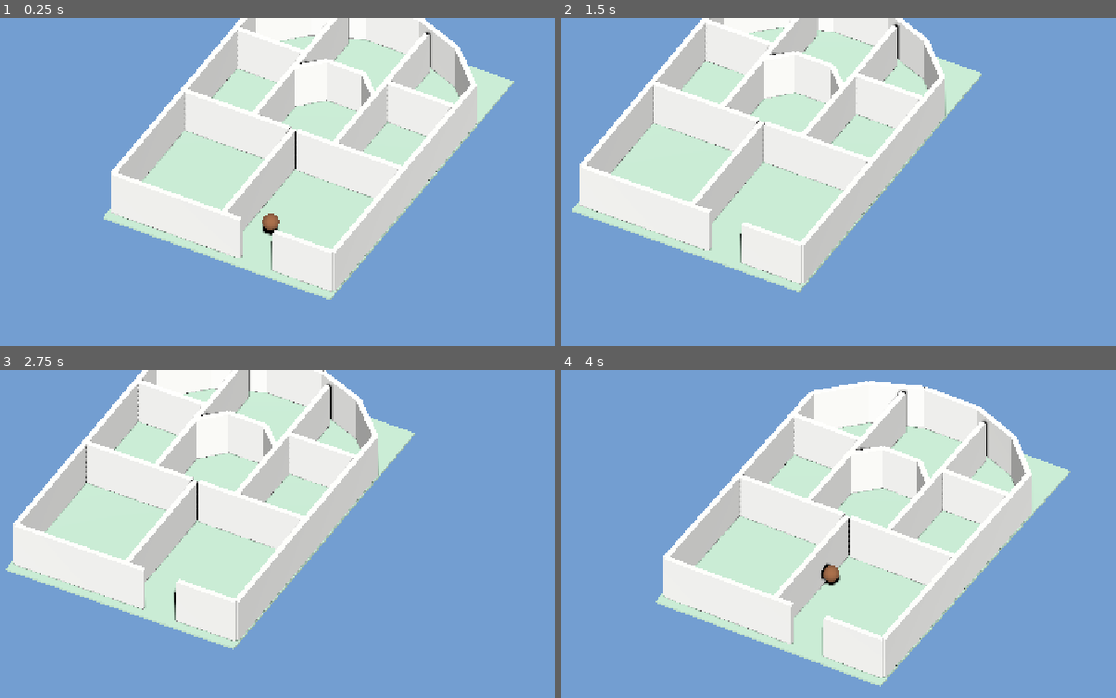
Above: before the commit, frames 1-4 (two rows, left to right).
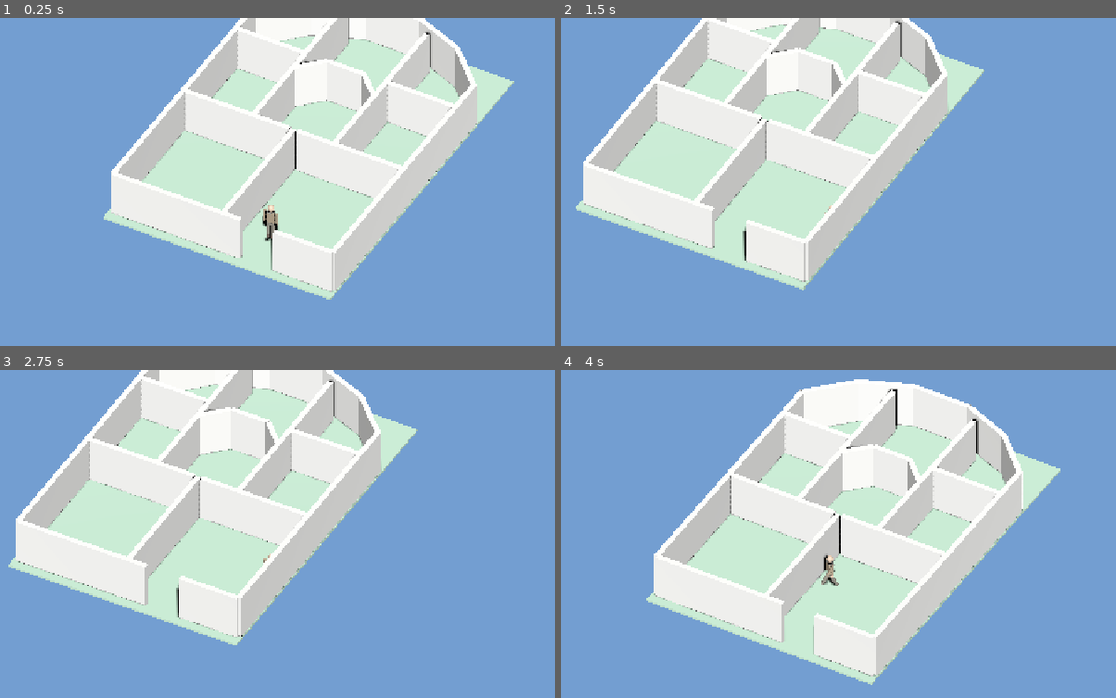
Above: after the commit, the same moments.

Repository: nhudson99/nuclear-winter
Game: Godot game, scene res://scenes/Main.tscn
Same seed, same stepped clock (60 frames per second), same inputs: the game is played once before the commit and once after it.
Inputs:
- Up to frame 1 (0.25 s): no input
- Up to frame 2 (1.5 s): hold D (move_right) 0.53-1.28 s; hold S (move_down) from 1.28 s (still down)
- Up to frame 3 (2.75 s): release S (move_down) at 2.03 s; hold D (move_right) from 2.03 s (still down)
- Up to frame 4 (4 s): release D (move_right) at 2.78 s; hold W (move_up) 2.78-3.53 s; hold A (move_left) from 3.53 s (still down)

The runs differ from the first frame. In frame 1, 0.2% of the frame differs, in the area x 47-51%, y 57-69%; in frame 2, 5.0%; in frame 3, 6.0%; in frame 4, 13%, in the area x 15-92%, y 2-97%.

Commit message:
Add Blender humanoid scavenger and wire Godot walk controls
Create a simple low-poly humanoid in Blender, import the GLB into the
Godot isometric scene, and animate facing plus limb swing while walking.

Co-authored-by: nhudson99 <nhudson99@users.noreply.github.com>

Diff:
--- a/godot/scenes/Main.tscn
+++ b/godot/scenes/Main.tscn
@@ -1,8 +1,9 @@
-[gd_scene load_steps=8 format=3]
+[gd_scene load_steps=6 format=3]
 
 [ext_resource type="Script" path="res://scripts/Main.gd" id="1_main"]
 [ext_resource type="PackedScene" uid="uid://bfiwy3xi160yw" path="res://assets/maps/ussr_mansion_map.glb" id="2_map"]
 [ext_resource type="Script" path="res://scripts/Player.gd" id="3_player"]
+[ext_resource type="PackedScene" uid="uid://c0inof44ms4xf" path="res://assets/characters/humanoid_scavenger.glb" id="4_humanoid"]
 
 [sub_resource type="Environment" id="Environment_1"]
 background_mode = 1
@@ -14,14 +15,6 @@
 [sub_resource type="CapsuleShape3D" id="CapsuleShape3D_1"]
 radius = 0.35
 height = 1.2
-
-[sub_resource type="StandardMaterial3D" id="StandardMaterial3D_player"]
-albedo_color = Color(0.55, 0.35, 0.22, 1)
-
-[sub_resource type="SphereMesh" id="SphereMesh_1"]
-material = SubResource("StandardMaterial3D_player")
-radius = 0.4
-height = 0.8
 
 [node name="Main" type="Node3D"]
 script = ExtResource("1_main")
@@ -43,12 +36,10 @@
 script = ExtResource("3_player")
 
 [node name="CollisionShape3D" type="CollisionShape3D" parent="Player"]
-transform = Transform3D(1, 0, 0, 0, 1, 0, 0, 0, 1, 0, 0.85, 0)
+transform = Transform3D(1, 0, 0, 0, 1, 0, 0, 0, 1, 0, 0.9, 0)
 shape = SubResource("CapsuleShape3D_1")
 
-[node name="Mesh" type="MeshInstance3D" parent="Player"]
-transform = Transform3D(1, 0, 0, 0, 1, 0, 0, 0, 1, 0, 1, 0)
-mesh = SubResource("SphereMesh_1")
+[node name="Humanoid" parent="Player" instance=ExtResource("4_humanoid")]
 
 [node name="IsoCamera" type="Camera3D" parent="."]
 projection = 1
--- a/godot/scripts/Player.gd
+++ b/godot/scripts/Player.gd
@@ -1,15 +1,31 @@
 extends CharacterBody3D
 
-@export var move_speed: float = 6.0
+@export var move_speed: float = 5.5
 @export var gravity: float = 20.0
+@export var turn_speed: float = 12.0
+@export var walk_anim_speed: float = 10.0
+@export var stride_angle_deg: float = 28.0
+
+@onready var visual: Node3D = $Humanoid
+
+var pivot_arm_l: Node3D
+var pivot_arm_r: Node3D
+var pivot_leg_l: Node3D
+var pivot_leg_r: Node3D
+var _walk_phase: float = 0.0
+
+func _ready() -> void:
+	pivot_arm_l = _find_node_by_name(visual, "Pivot_Arm_L") as Node3D
+	pivot_arm_r = _find_node_by_name(visual, "Pivot_Arm_R") as Node3D
+	pivot_leg_l = _find_node_by_name(visual, "Pivot_Leg_L") as Node3D
+	pivot_leg_r = _find_node_by_name(visual, "Pivot_Leg_R") as Node3D
 
 func _physics_process(delta: float) -> void:
 	var input := Vector2.ZERO
 	input.x = Input.get_action_strength("move_right") - Input.get_action_strength("move_left")
 	input.y = Input.get_action_strength("move_down") - Input.get_action_strength("move_up")
 
-	# Camera-relative isometric movement (camera looks from +X/-Z-ish).
-	# Map WASD onto the ground plane using fixed isometric axes.
+	# Camera-relative isometric movement.
 	var forward := Vector3(-1, 0, -1).normalized()
 	var right := Vector3(1, 0, -1).normalized()
 	var direction := (right * input.x) + (forward * -input.y)
@@ -25,3 +41,37 @@
 		velocity.y = 0.0
 
 	move_and_slide()
+
+	var planar := Vector3(velocity.x, 0.0, velocity.z)
+	var speed := planar.length()
+	if speed > 0.15:
+		var target_yaw := atan2(planar.x, planar.z)
+		visual.rotation.y = lerp_angle(visual.rotation.y, target_yaw, clampf(turn_speed * delta, 0.0, 1.0))
+		_walk_phase += delta * walk_anim_speed * clampf(speed / move_speed, 0.35, 1.25)
+		_animate_walk(_walk_phase, 1.0)
+	else:
+		_animate_walk(_walk_phase, 0.0)
+
+func _animate_walk(phase: float, amount: float) -> void:
+	var swing := deg_to_rad(stride_angle_deg) * amount * sin(phase)
+	if pivot_arm_l:
+		pivot_arm_l.rotation.x = -swing
+	if pivot_arm_r:
+		pivot_arm_r.rotation.x = swing
+	if pivot_leg_l:
+		pivot_leg_l.rotation.x = swing
+	if pivot_leg_r:
+		pivot_leg_r.rotation.x = -swing
+	if visual:
+		visual.position.y = 0.03 * amount * absf(sin(phase * 2.0))
+
+func _find_node_by_name(root: Node, node_name: String) -> Node:
+	if root == null:
+		return null
+	if root.name == node_name:
+		return root
+	for child in root.get_children():
+		var found := _find_node_by_name(child, node_name)
+		if found:
+			return found
+	return null
Binary file added: godot/assets/characters/humanoid_scavenger.glb
Not shown, added: godot/assets/characters/humanoid_scavenger.glb.import
Not shown, added: godot/tools/screenshot_main.gd.uid
Not shown, changed: README.md
Not shown, added: blender/build_humanoid.py
Not shown, added: blender/humanoid_scavenger.blend
